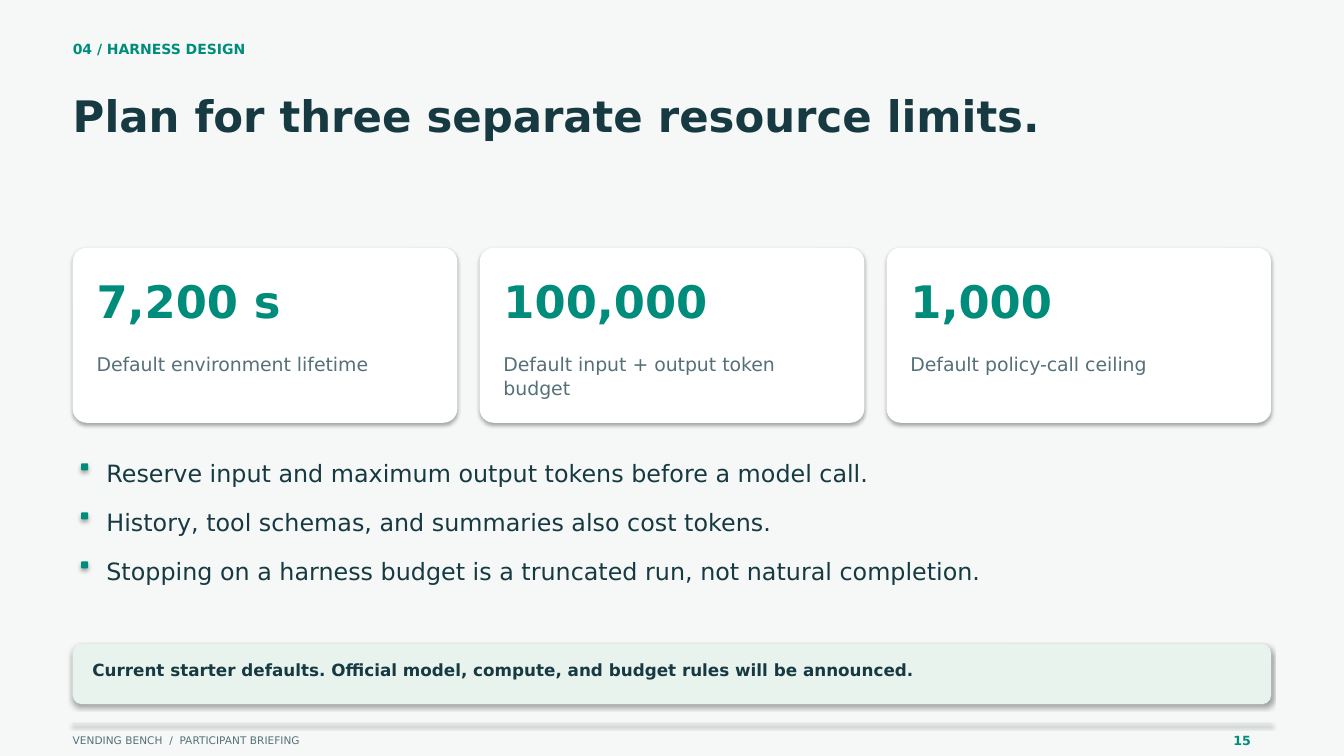
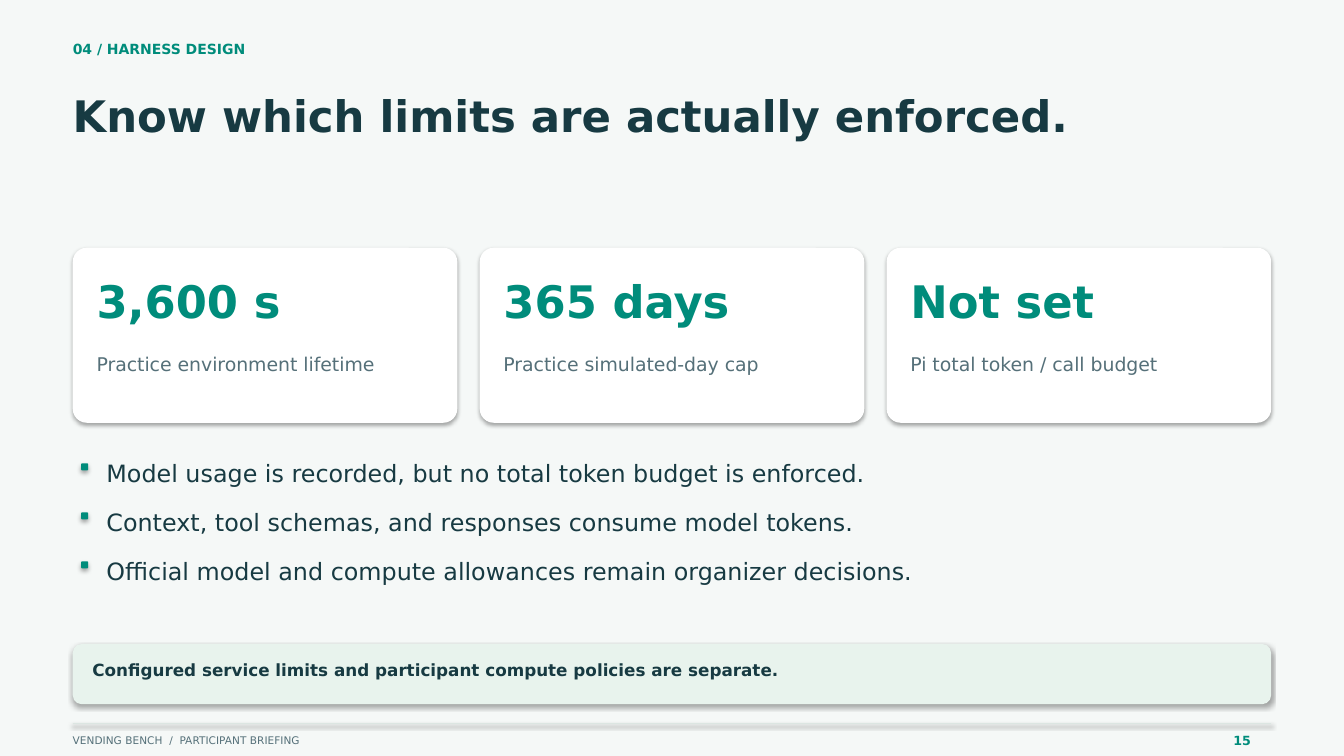
Before and after one commit to adriankhy93/VendingBenchSimplified, a slide deck: slide 15 of presentations/participant-briefing.pptx. Drawn at 1344x756 pixels with LibreOffice and Linux fonts; fonts in the diff are those of the drawing. Boxes give left, top, right and bottom in pixels: in the first picture for what was removed or moved away, otherwise in the second. Text is boxed around its words. In the diff, an @@ line names an element or a change of style, - is before the commit and + after.

```diff
--- a/presentations/participant-briefing.pptx
+++ b/presentations/participant-briefing.pptx
@@ text at (73,99,1068,141): text changed @@
-Plan for three separate resource limits.
+Know which limits are actually enforced.
@@ text at (97,284,281,325): text changed @@
-7,200 s
+3,600 s
@@ text at (503,284,730,328): text changed @@
-100,000
+365 days
@@ text at (910,285,1094,319): text changed @@
-1,000
+Not set
@@ text at (97,356,374,372): text changed @@
-Default environment lifetime
+Practice environment lifetime
@@ text at (503,356,759,375): text changed @@
-Default input + output token
-budget
+Practice simulated-day cap
@@ text at (910,356,1158,375): text changed @@
-Default policy-call ceiling
+Pi total token / call budget
@@ text at (106,464,864,487): text changed @@
-Reserve input and maximum output tokens before a model call.
+Model usage is recorded, but no total token budget is enforced.
@@ text at (106,513,853,536): text changed @@
-History, tool schemas, and summaries also cost tokens.
+Context, tool schemas, and responses consume model tokens.
@@ text at (106,562,912,585): text changed @@
-Stopping on a harness budget is a truncated run, not natural completion.
+Official model and compute allowances remain organizer decisions.
@@ text at (92,663,778,680): text changed @@
-Current starter defaults. Official model, compute, and budget rules will be announced.
+Configured service limits and participant compute policies are separate.
```
Also in this commit, not shown: 11 other slides changed, 2 slides added, 2 slides removed, 43 other files.
